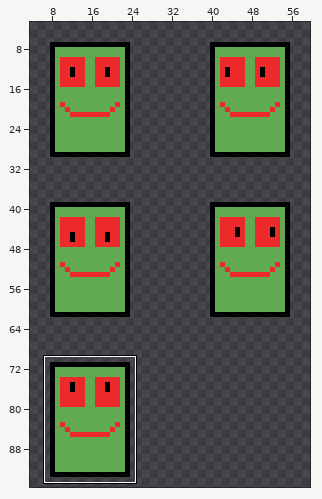
Two versions of one sprite sheet, Assets/Sprites/GreenGhostPhone.png. The first picture is a wide view before the edit; the outline marks the close-up.
Close-up. The starting point:
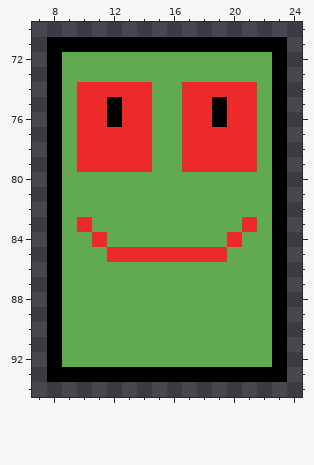
The file is 64x96 pixels. Shown: x 7..24, y 70..94. The wide view leaves out empty margins. The commit also changed other parts of the picture, which this record leaves out.
Once edited:
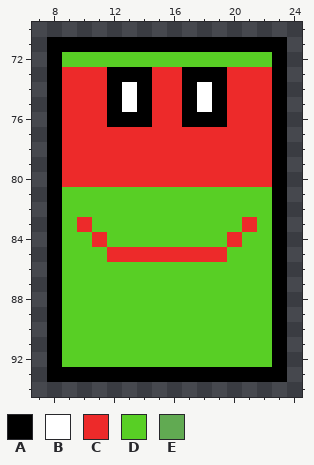
Palette (. is transparent): A #000000  B #ffffff  C #ed2a2a  D #58cf25  E #61aa52
Edits made:
Changed rows in their new state; - is an unchanged pixel.
first column x 9:
72 DDDDDDDDDDDDDD
73 CCCAAACCAAACCC
74 C--ABACCABA--C
75 C---BACCAB---C
76 C---AACCAA---C
77 C-----CC-----C
78 C-----CC-----C
79 C-----CC-----C
80 CCCCCCCCCCCCCC
81 DDDDDDDDDDDDDD
82 DDDDDDDDDDDDDD
83 D-DDDDDDDDDD-D
84 DD-DDDDDDDD-DD
85 DDD--------DDD
86 DDDDDDDDDDDDDD
87 DDDDDDDDDDDDDD
88 DDDDDDDDDDDDDD
89 DDDDDDDDDDDDDD
90 DDDDDDDDDDDDDD
91 DDDDDDDDDDDDDD
92 DDDDDDDDDDDDDD
Pixel boxes of the changes (left, top, right, bottom) in both close-ups:
changed: (62, 52, 272, 367)
